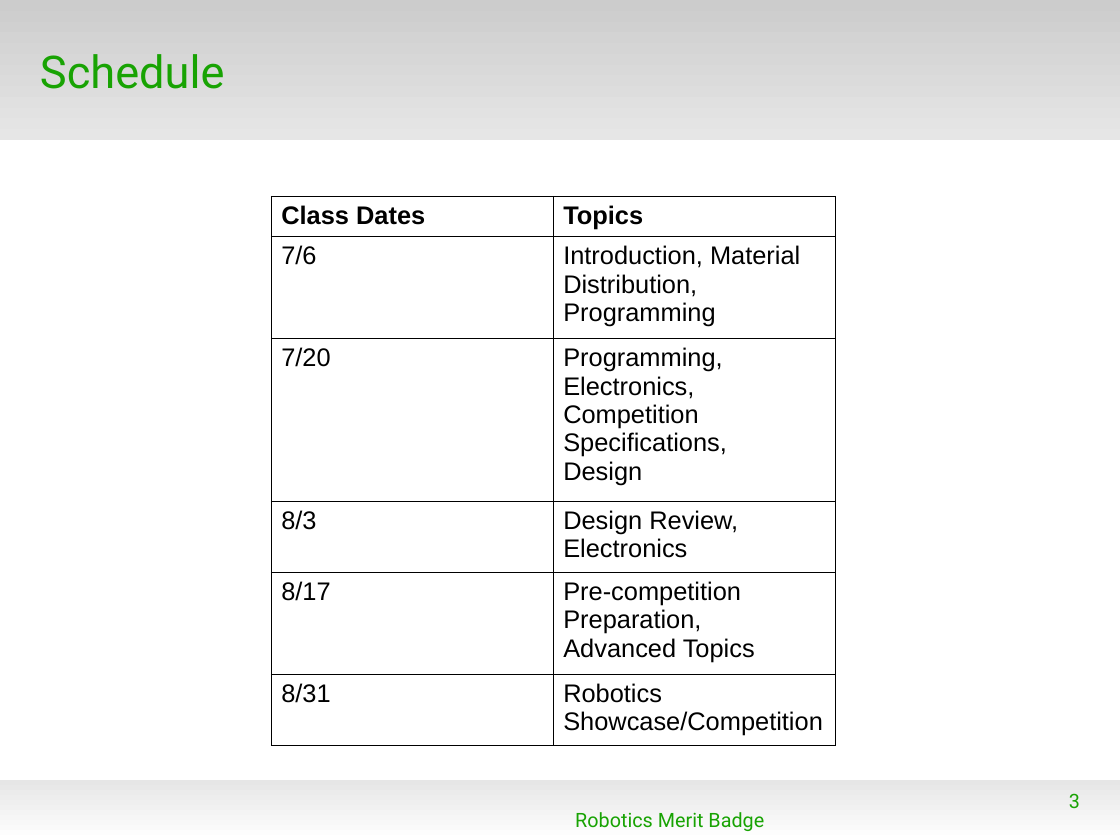
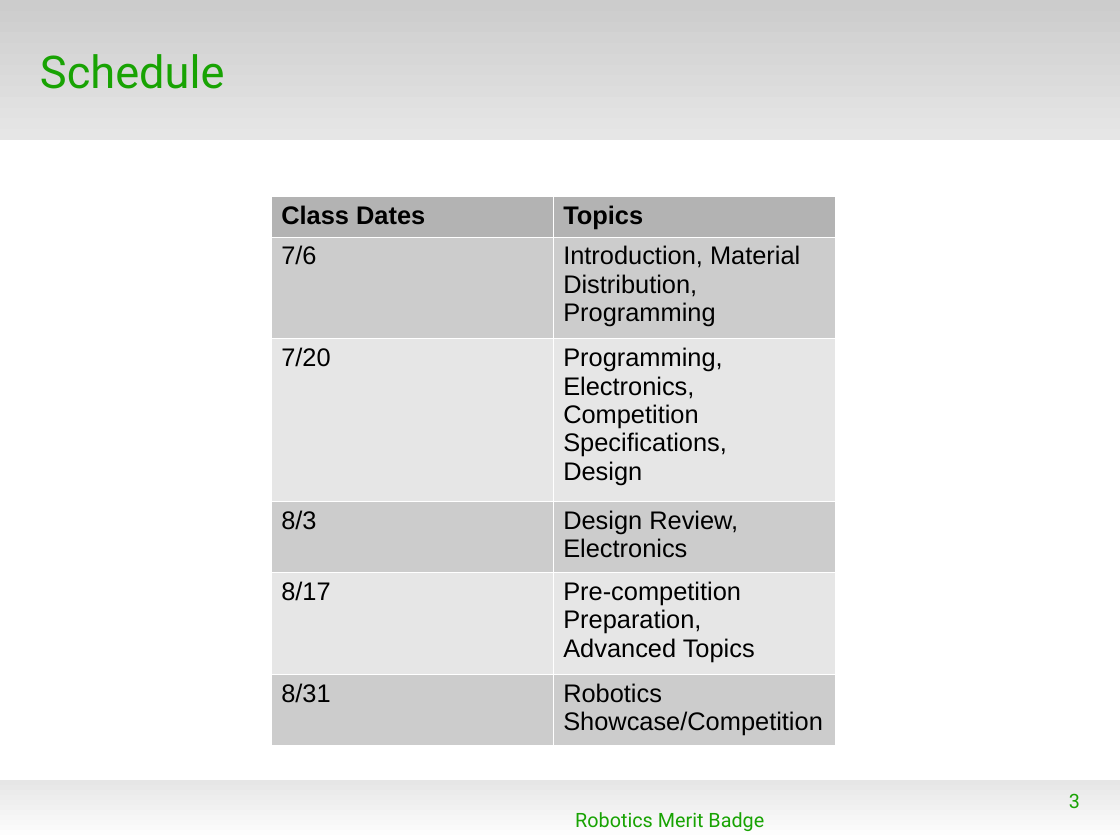
Before and after one commit to spiderman-2099/RoboticsMB, a slide deck: slide 3 of doc/RMB_Session1.odp. Drawn at 1120x840 pixels with LibreOffice and Linux fonts; fonts in the diff are those of the drawing; background and template pictures are left out. Boxes give left, top, right and bottom in pixels: in the first picture for what was removed or moved away, otherwise in the second. Text is boxed around its words. In the diff, an @@ line names an element or a change of style, - is before the commit and + after.

```diff
--- a/doc/RMB_Session1.odp
+++ b/doc/RMB_Session1.odp
@@ table at [271, 196, 836, 739] @@
@@ fill none to #B3B3B3 in row 1 @@
@@ fill none to #CCCCCC in 6 cells @@
@@ fill none to #E6E6E6 in 4 cells @@
@@ borders changed @@
```
Also in this commit, not shown: 2 other slides changed, 1 slide added, 1 other file.
